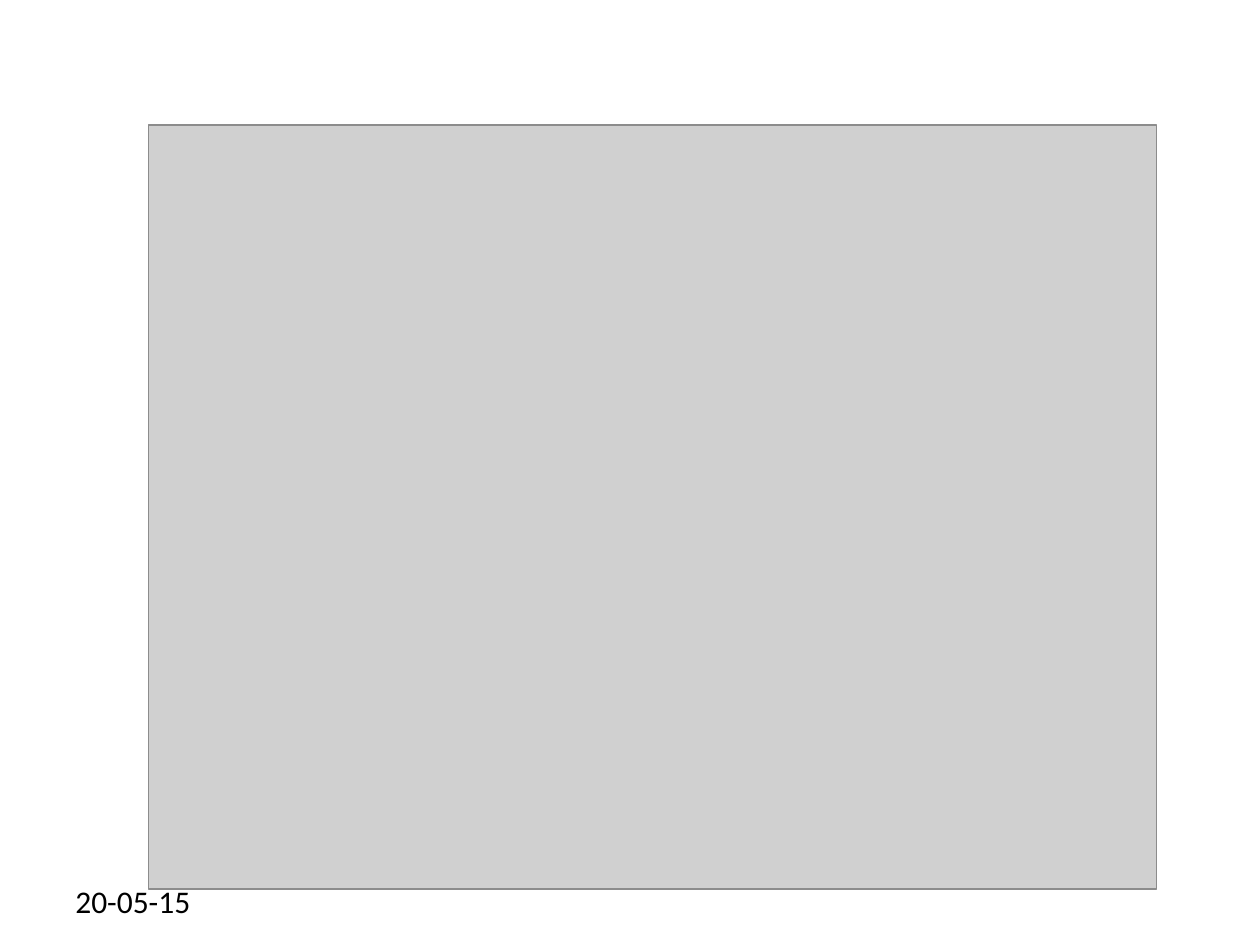
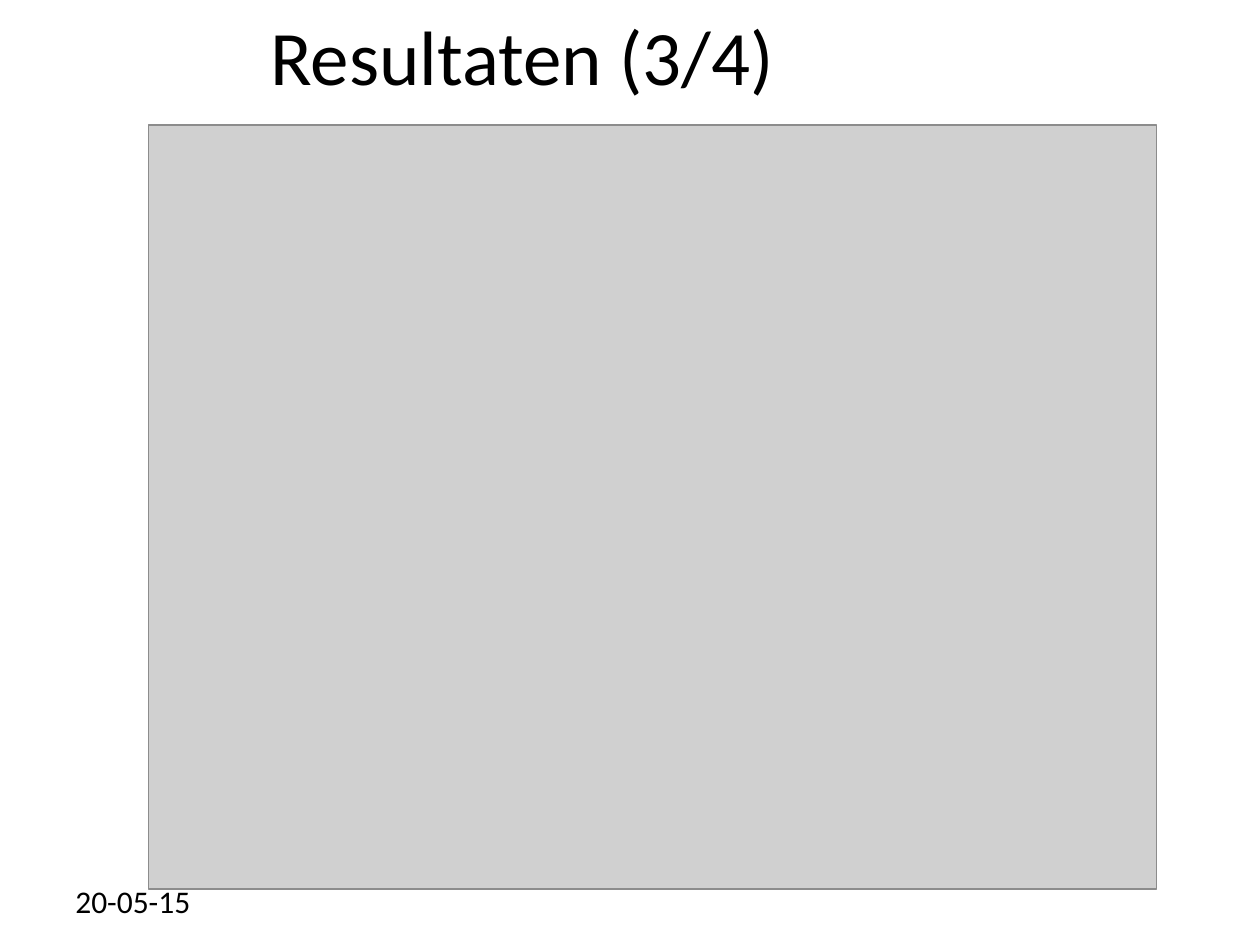
Before and after one commit to marten2/Heuristieken, a slide deck: slide 11 of niks.ppt (slide 10 before the commit). Drawn at 1260x945 pixels with LibreOffice and Linux fonts; fonts in the diff are those of the drawing; grey boxes stand for pictures; background and template pictures are left out. Boxes give left, top, right and bottom in pixels: in the first picture for what was removed or moved away, otherwise in the second. Text is boxed around its words. In the diff, an @@ line names an element or a change of style, - is before the commit and + after.

```diff
--- a/niks.ppt
+++ b/niks.ppt
@@ title added at [270, 29, 773, 96], 44 pt, text #000000 @@
+Resultaten (3/4)
```
Also in this commit, not shown: 8 other slides changed, 1 slide added.
